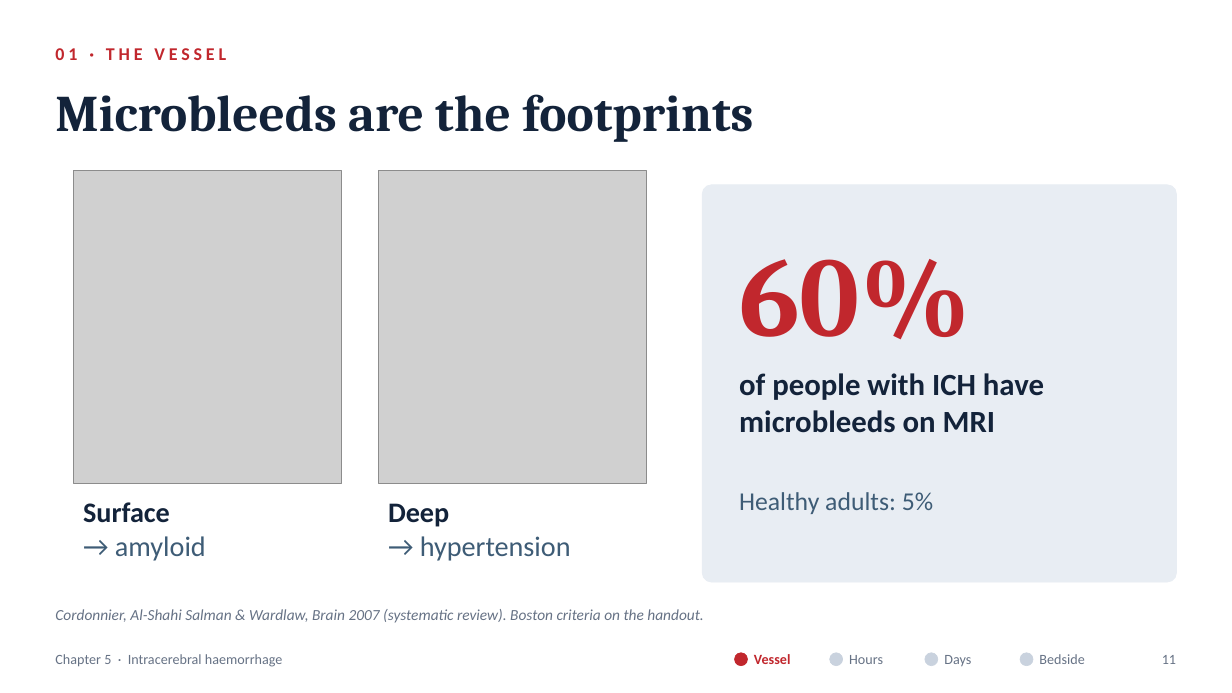
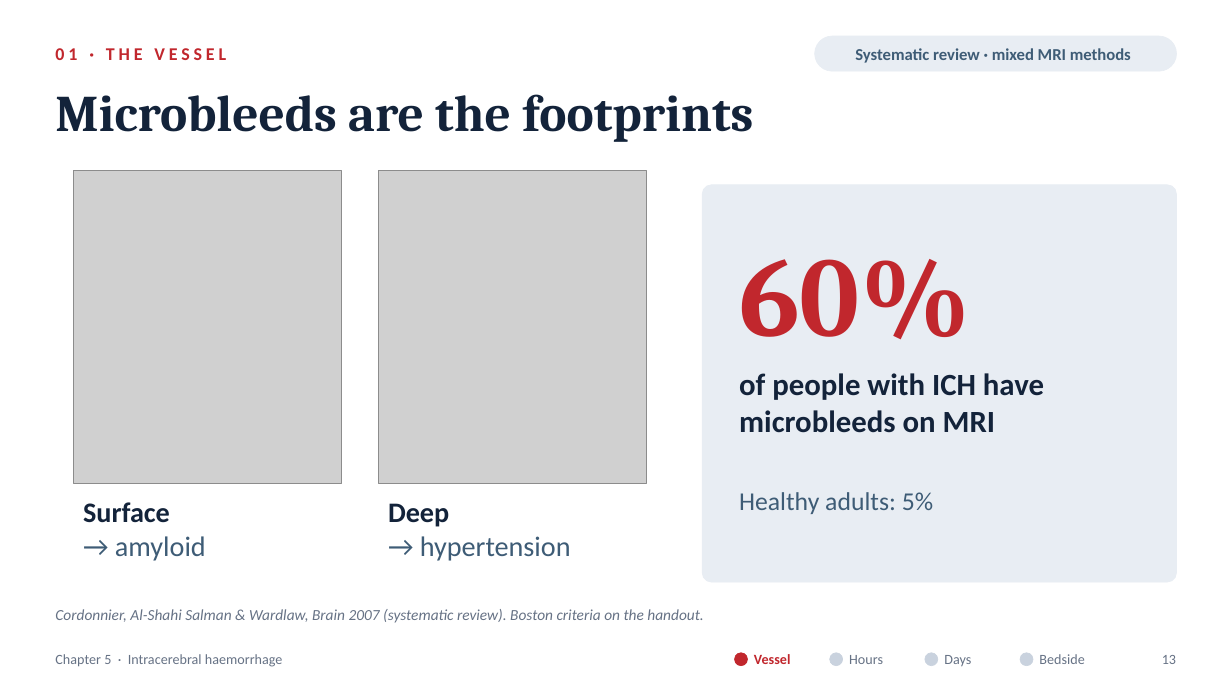
Before and after one commit to fredtom1/fred-Tom-, a slide deck: slide 13 of Chapter5_ICH_Pathophysiology.pptx (slide 11 before the commit). Drawn at 1232x693 pixels with LibreOffice and Linux fonts; fonts in the diff are those of the drawing; grey boxes stand for pictures; background and template pictures are left out. Boxes give left, top, right and bottom in pixels: in the first picture for what was removed or moved away, otherwise in the second. Text is boxed around its words. In the diff, an @@ line names an element or a change of style, - is before the commit and + after.

```diff
--- a/Chapter5_ICH_Pathophysiology.pptx
+++ b/Chapter5_ICH_Pathophysiology.pptx
@@ rounded rectangle added at [815,36,1177,71], fill #E8EDF3, outline #E8EDF3 0.5 pt @@
@@ text added at [855,48,1131,63], 13 pt, text #3E5C76, bold @@
+Systematic review · mixed MRI methods
@@ text at [1162,655,1176,664]: text changed @@
-11
+13
```
Also in this commit, not shown: 25 other slides changed, 7 slides added, 16 other files.
